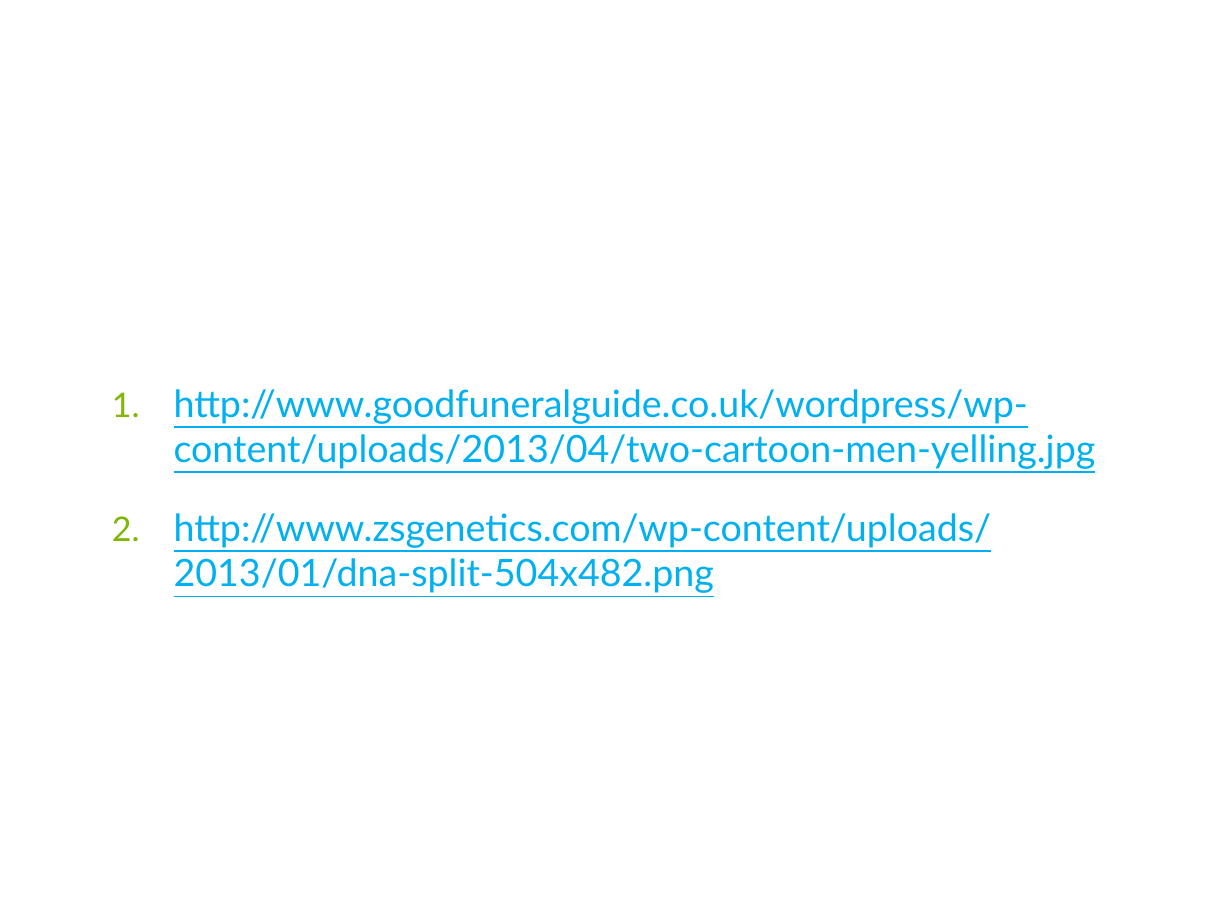
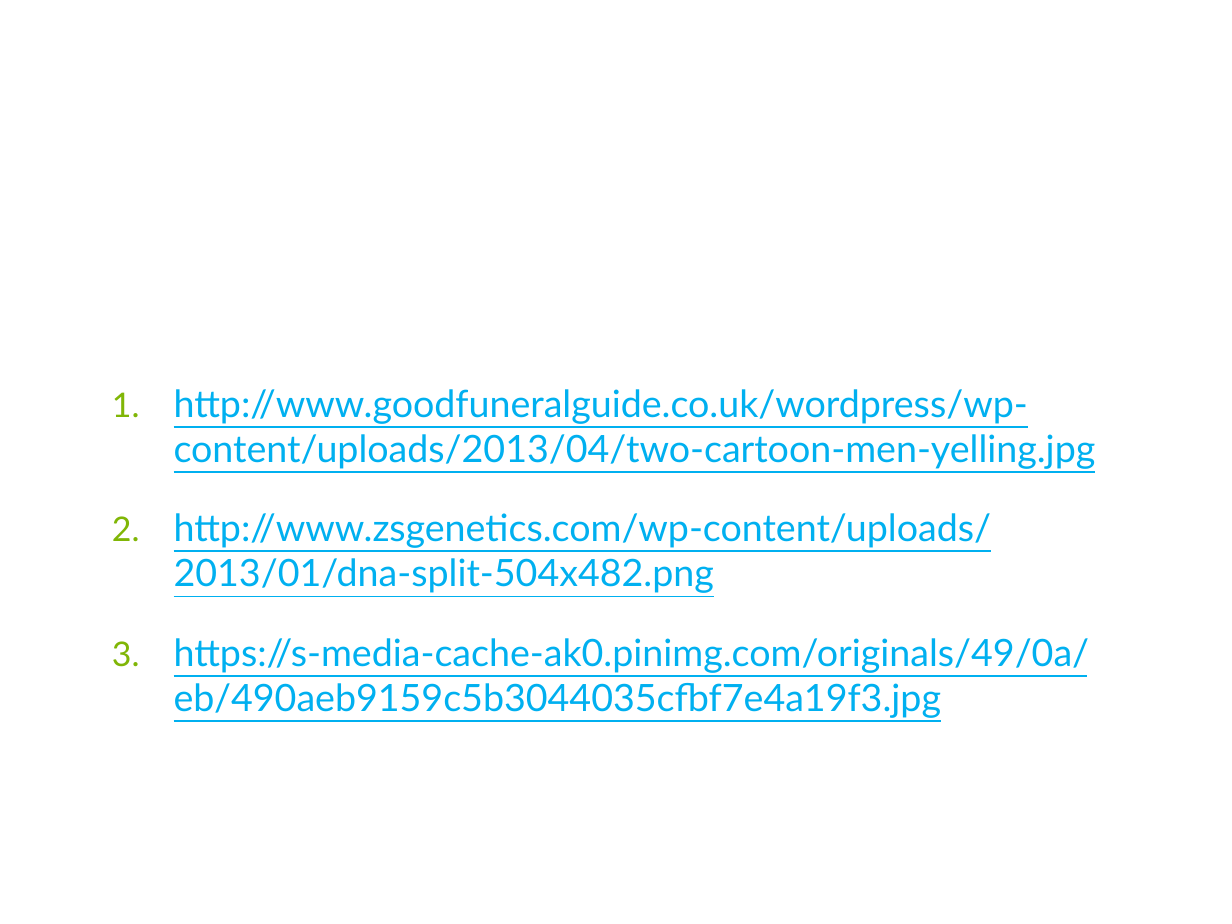
Before and after one commit to xwsxethan/MusicScoring, a slide deck: slide 34 of Documents/Thesis/ThesisDissertation.pptx (slide 24 before the commit). Drawn at 1232x924 pixels with LibreOffice and Linux fonts; fonts in the diff are those of the drawing; background and template pictures are left out. Boxes give left, top, right and bottom in pixels: in the first picture for what was removed or moved away, otherwise in the second. Text is boxed around its words. In the diff, an @@ line names an element or a change of style, - is before the commit and + after.

```diff
--- a/Documents/Thesis/ThesisDissertation.pptx
+++ b/Documents/Thesis/ThesisDissertation.pptx
@@ text at box(174, 638, 1090, 718): paragraph added @@
+3. https://s-media-cache-ak0.pinimg.com/originals/49/0a/eb/490aeb9159c5b3044035cfbf7e4a19f3.jpg
```
Also in this commit, not shown: 5 other slides changed, 11 slides added.
